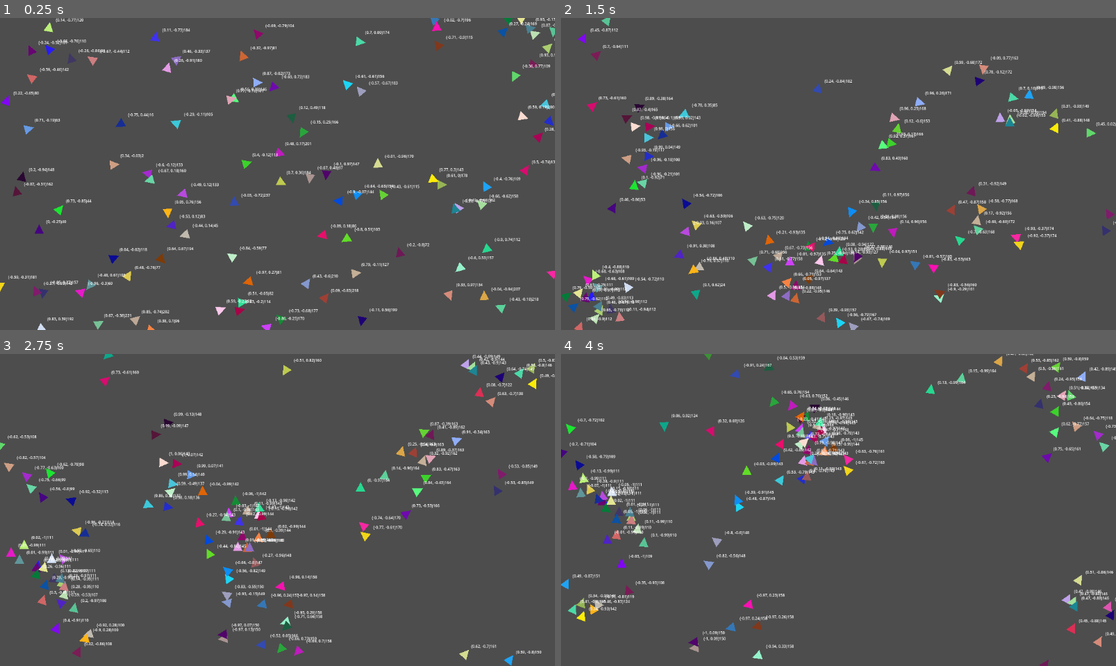
Above: before the commit, frames 1-4 (two rows, left to right).
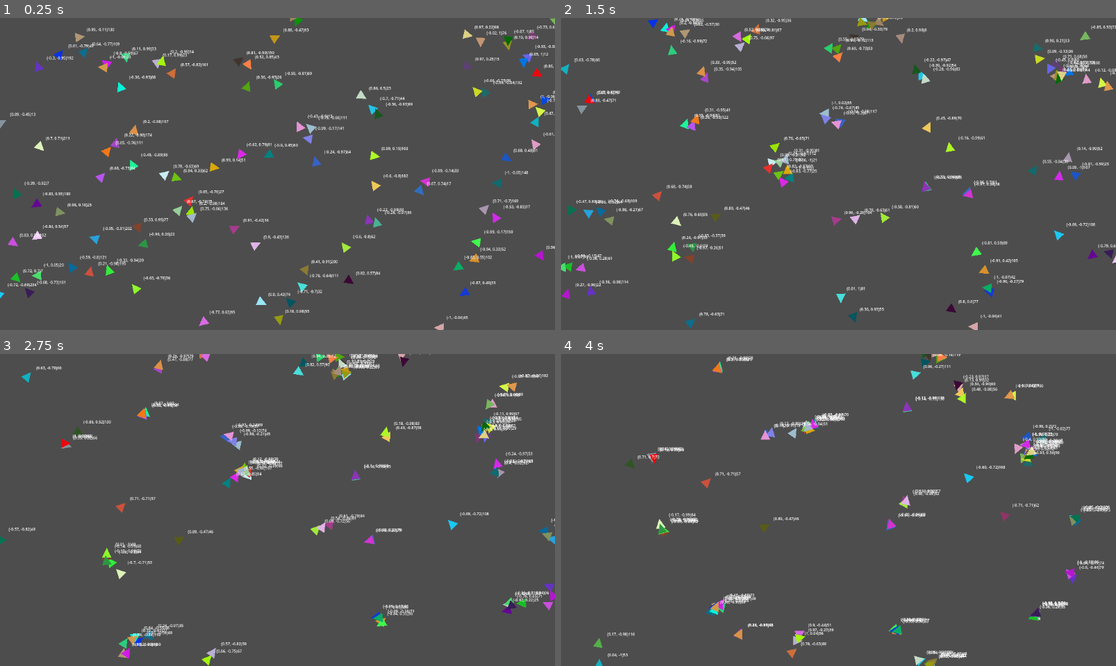
Above: after the commit, the same moments.

Repository: xv-k/BoidTest
Game: Godot game, scene res://world.tscn
The game is run twice, just before and just after one commit, with the same random seed, the same clock (stepped at 60 frames per second) and the same inputs.
Inputs (mouse positions are in pixels of both pictures, inside the frame that each line leads up to):
- Up to frame 1 (0.25 s): no input
- Up to frame 2 (1.5 s): move the mouse to (960, 158) at 0.52 s; click (960, 158) at 0.6 s; move the mouse to (727, 189) at 1.27 s; click (727, 189) at 1.35 s
- Up to frame 3 (2.75 s): move the mouse to (333, 441) at 2.02 s; click (333, 441) at 2.1 s
- Up to frame 4 (4 s): move the mouse to (810, 572) at 2.77 s; click (810, 572) at 2.85 s; move the mouse to (1005, 556) at 3.52 s; click (1005, 556) at 3.6 s

The runs differ from the first frame. In frame 1, 11% of the frame differs, in the area x 0-100%, y 0-100%; in frame 2, 11%; in frame 3, 9.9%; in frame 4, 8.9%.

Commit message:
made a new way of steering

Diff:
--- a/boid.gd
+++ b/boid.gd
@@ -7,36 +7,32 @@
 var boids_in_range := []
 
 var max_speed = 250
-var speed : float
 var screen_size : Vector2
 
-#number is a number given to the boid (at creation in the world script)
-var number: int
-#direction is the direction in a normalized vector
-var direction: Vector2
 
 func _ready():
 	screen_size = get_viewport_rect().size
 	collision_polygon_2d.polygon = polygon_2d.polygon
 
 	randomize()
-	direction = Vector2(randf_range(-1,1),randf_range(-1,1))
+	velocity = Vector2(randf_range(-1,1),randf_range(-1,1)) * randf_range(0, max_speed)
 	polygon_2d.color = Color(randf_range(0,1),randf_range(0,1),randf_range(0,1),1)
 
+
 func _physics_process(_delta):
-	#if speed > max_speed: speed = max_speed
-	#velocity is the direction multiplied with the speed
-	velocity = direction.normalized() * speed
-	#rotation is the direction but then an angle in radiants (and because the triangle sprite faces up we turn it 90° or Pi/2)
-	rotation = direction.angle() + PI/2
+	rotation = velocity.angle()
+
 	#str() converts to string
 	#snapped can round numbers (acytually sets steps)
-	label.text = str(snapped(direction, Vector2(0.01, 0.01)), snapped(speed,1))
+	label.text = str(snapped(velocity.normalized(), Vector2(0.01, 0.01)), snapped(velocity.length(),1))
 	label.position = position + Vector2(15,-25)
+
 	#disable it and set the collision layer of the physics layer from the tileset back to 1
 	torus_world()
 	alignment()
-	#cohesion()
+	#mouse following
+	#steering_to_mouseposition()
+	cohesion()
 	#apperantly delta is automatically applied in move and slide?
 	move_and_slide()
 
@@ -56,51 +52,31 @@
 	#only if there are boids in range
 	if boids_in_range.size() > 0:
 		#we "align" their directions and their speed (= together their velocity)
-		var avgDir = Vector2.ZERO
-		var avgSpeed = 0
+		var avgVelocity = Vector2.ZERO
 
 		#loop over all boids in range and add their directions
 		for boid in boids_in_range:
-			avgDir += boid.direction
-			avgSpeed += boid.speed
+			avgVelocity += boid.velocity
 
-		avgDir = avgDir / boids_in_range.size()
-		avgSpeed = avgSpeed / boids_in_range.size()
+		avgVelocity = avgVelocity / boids_in_range.size()
+		var target_position = position + avgVelocity
 
-		#with a steering variable, direction is not set to the avg dirtection directly, but to a point in between
-		var steering = direction + avgDir
+		velocity += steering_vector(target_position)
 
-		#set this direction to a value between the average direction and this direction
-		#last parameter is the percantage of how much the direction is changed (speed of turning in that direction)
-		#direction = lerp(direction, avgDir, 0.05)
-		direction = lerp(direction, steering.normalized(), 0.05)
-		speed = lerp(speed, avgSpeed, 0.05)
 
 func cohesion():
 	#only if there are boids in range
 	if boids_in_range.size() > 0:
 		#we "align" their directions and their speed (= together their velocity)
-		var avgPos = Vector2.ZERO
-		#var avgSpeed = 0
+		var avgPosition = Vector2.ZERO
 
 		#loop over all boids in range and add their directions
 		for boid in boids_in_range:
-			avgPos += boid.position
-			#avgSpeed += boid.speed
+			avgPosition += boid.position
 
-		avgPos = avgPos / boids_in_range.size()
-		#avgSpeed = avgSpeed / boids_in_range.size()
+		avgPosition = avgPosition / boids_in_range.size()
 
-		#with a steering variable, direction is not set to the avg dirtection directly, but to a point in between
-		var steering = direction + avgPos
-
-		#set this direction to a value between the average direction and this direction
-		#last parameter is the percantage of how much the direction is changed (speed of turning in that direction)
-		#direction = lerp(direction, avgDir, 0.05)
-		position = lerp(position, avgPos, 0.05)
-		#speed = lerp(speed, avgSpeed, 0.05)
-	#cohesion is achieved with alignment?
-	#TODO need to separate this out
+		velocity += steering_vector(avgPosition)
 
 func _on_area_2d_area_entered(area):
 	#add the boid to the array
@@ -109,3 +85,23 @@
 func _on_area_2d_area_exited(area):
 	#remove the boid to the array
 	boids_in_range.erase(area.get_parent())
+
+#returns a new velocity
+func steering_vector(
+	target_position : Vector2,
+	max_speed := 150,
+	mass := 120.0
+	) -> Vector2:
+
+	#calculate the vector where the boid wants to go
+	var desired_velocity = target_position - position
+	#normalise this vector
+	#speed should be intrinsic (for now a speed is set in creation and it stays like that)
+	var scaled_desired_velocity = desired_velocity.normalized() * max_speed
+	#devide it by its mass: how bigger the mass how smaller the vector (slaower the turning)
+	var steer = (scaled_desired_velocity - velocity) / mass
+	#velocity = Vector2.ZERO
+	return steer
+
+func steering_to_mouseposition():
+	velocity += steering_vector(get_global_mouse_position())
--- a/boid.tscn
+++ b/boid.tscn
@@ -14,10 +14,12 @@
 
 [node name="CollisionPolygon2D" type="CollisionPolygon2D" parent="."]
 position = Vector2(0, -3)
+rotation = 1.5708
 polygon = PackedVector2Array(0, -10, 10, 10, -10, 10)
 
 [node name="Polygon2D" type="Polygon2D" parent="."]
 position = Vector2(0, -3)
+rotation = 1.5708
 color = Color(0.172549, 1, 1, 1)
 polygon = PackedVector2Array(-10, 10, 0, -10, 10, 10)
 
--- a/world.gd
+++ b/world.gd
@@ -5,7 +5,6 @@
 var boid_scene: PackedScene = preload("res://boid.tscn")
 
 func _ready():
-
 	for n in 100:
 		create_boid()
 
@@ -18,9 +17,6 @@
 	var boid = boid_scene.instantiate()
 	#we can add a "constructor" here (most logical way ist to create a fucntion in the boid that
 	#substritutes as a constructor = Named Constructors/Factory Methods design patters)
-	boid.number = counter
-	counter += 1
-	boid.speed = randf_range(0, boid.max_speed)
 	$Boids.add_child(boid)
 	#boid.global_position = get_global_mouse_position()
 	boid.global_position = Vector2(randi_range(0, get_viewport_rect().size.x), randi_range(0, get_viewport_rect().size.y))
